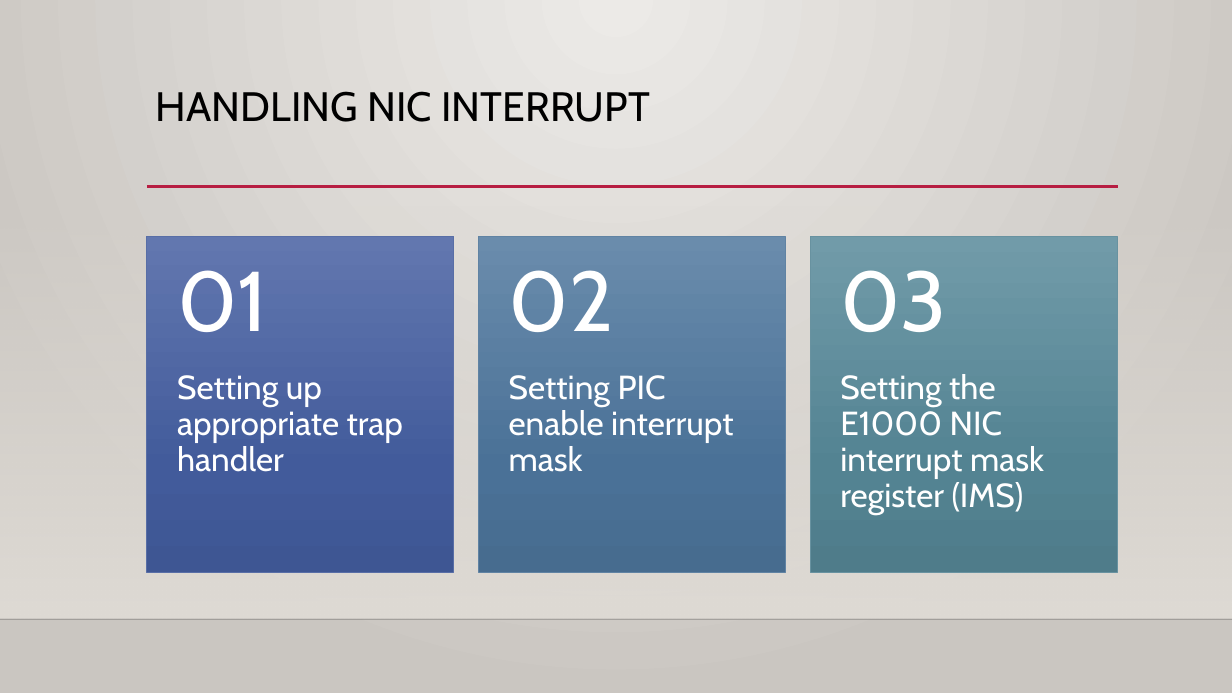
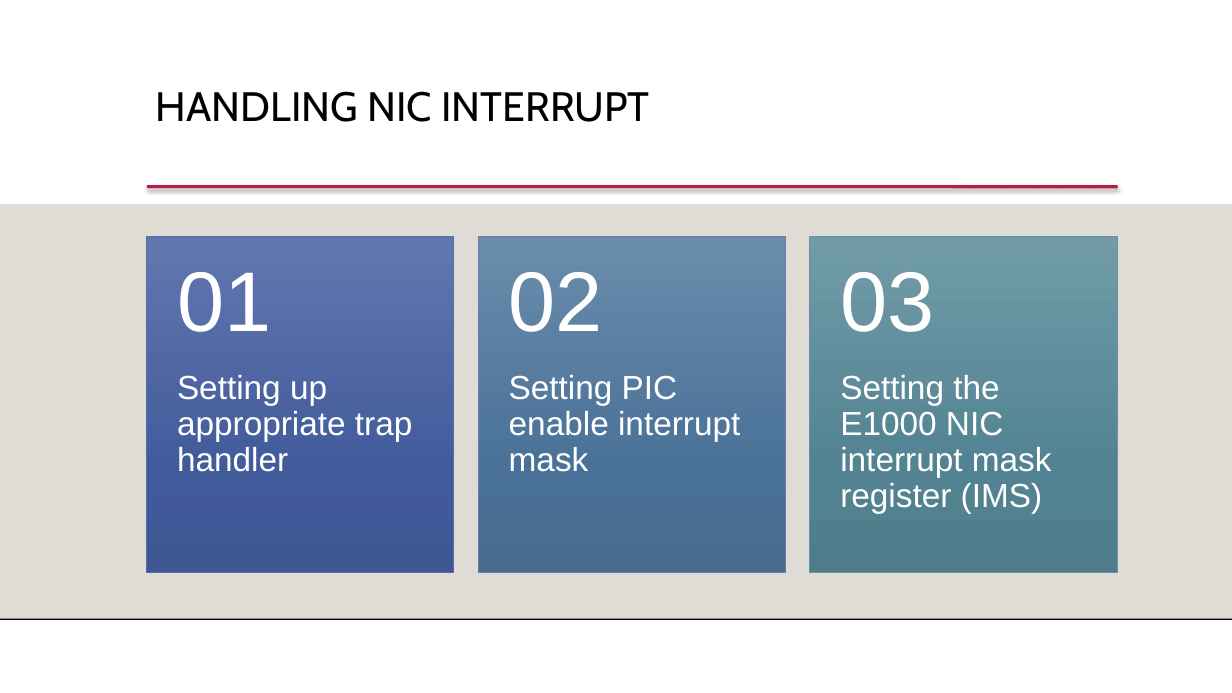
Before and after one commit to itaysnir/SnirOS, a slide deck: slide 3 of JOS.pptx. Drawn at 1232x693 pixels with LibreOffice and Linux fonts; fonts in the diff are those of the drawing; background and template pictures are left out. Boxes give left, top, right and bottom in pixels: in the first picture for what was removed or moved away, otherwise in the second. Text is boxed around its words. In the diff, an @@ line names an element or a change of style, - is before the commit and + after.

```diff
--- a/JOS.pptx
+++ b/JOS.pptx
@@ background gradient #ECEAE7 to #CAC7C1 to #FFFFFF @@
@@ rectangle at (0, 204, 1232, 619): fill gradient #DFDBD5 to #DFDBD5 @@
@@ line (147, 187) - (1118, 187): stroke #B71E42 2.5 pt to #B71E42 2.49 pt @@
@@ font Cabin to Arial in 6 elements at (177, 375, 412, 472), (177, 272, 271, 332), (509, 375, 740, 472), (509, 272, 603, 332), (840, 375, 1052, 514), (840, 272, 934, 332) @@
@@ line (0, 619) - (1232, 619): stroke #000001 1 pt to #000001 0.99 pt @@
```
Also in this commit, not shown: 13 other slides changed.
